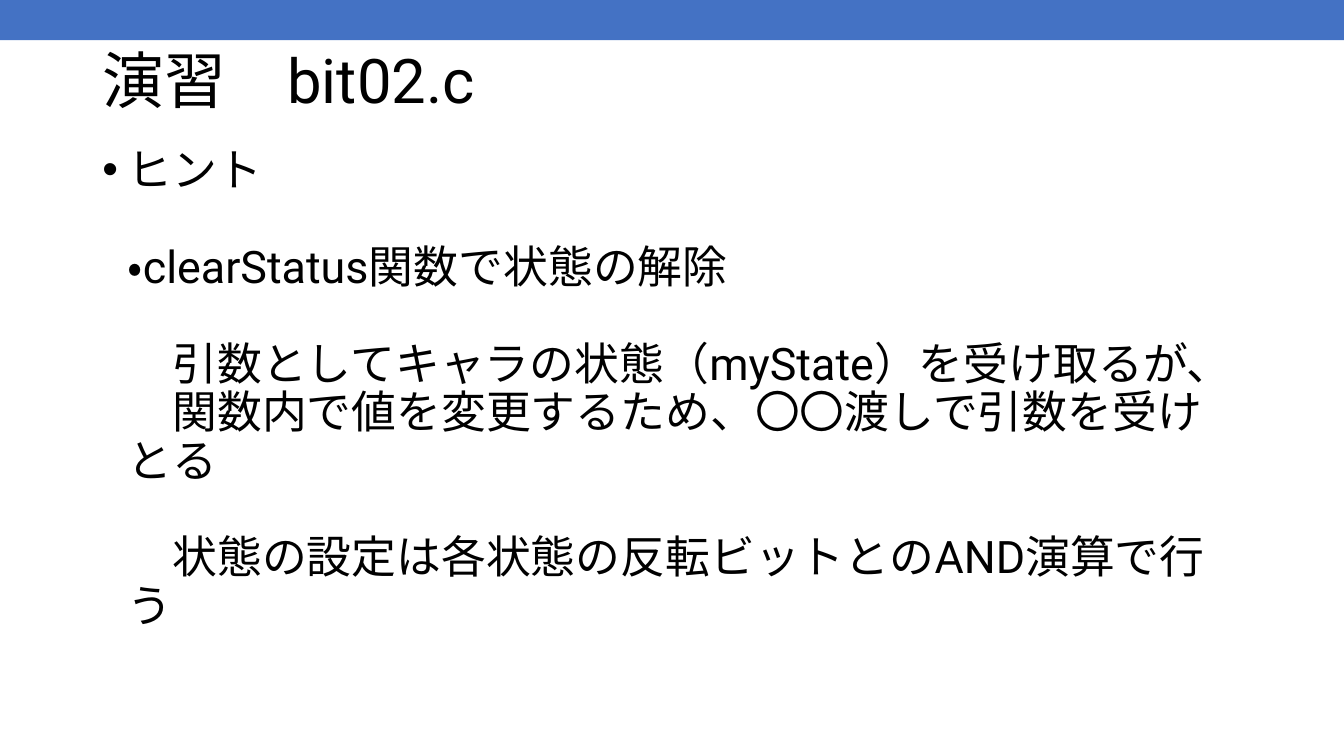
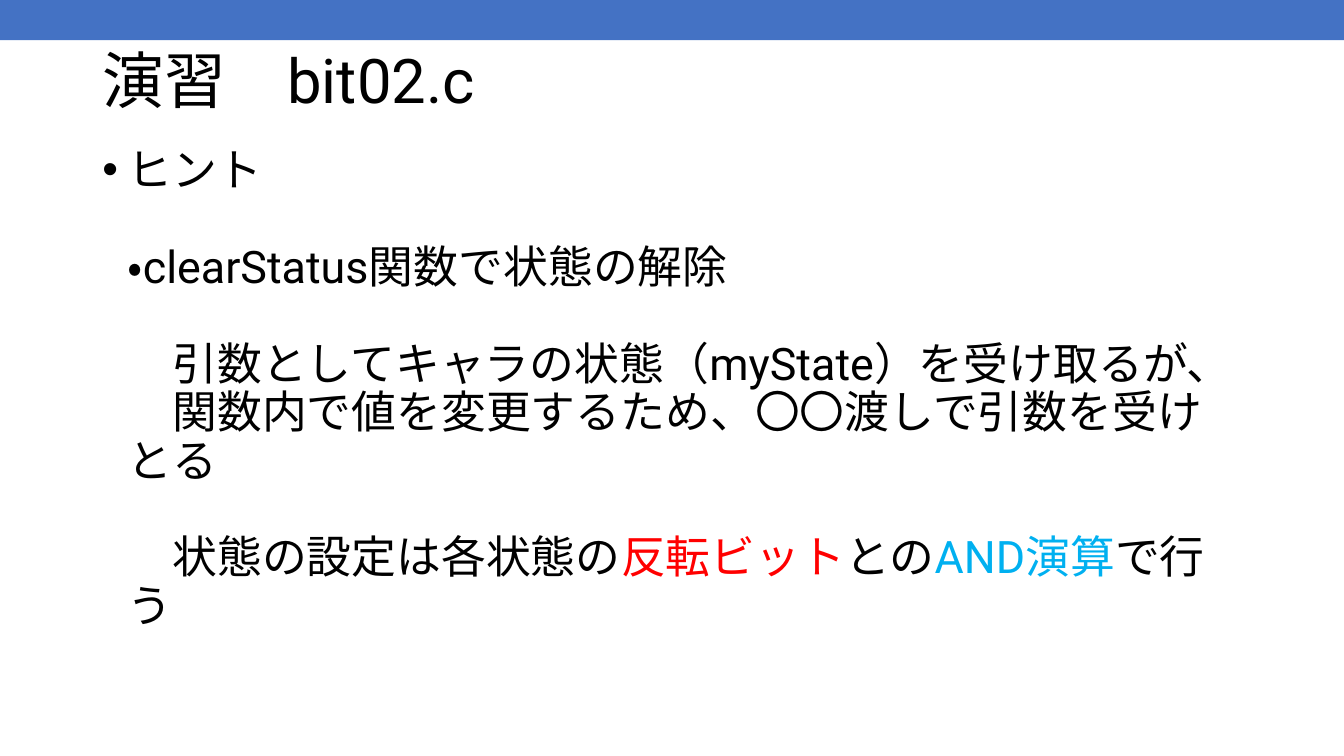
Before and after one commit to kic-murata/cpp2025, a slide deck: slide 26 of 授業資料/演習問題：ビット処理2025案.pptx (slide 5 before the commit). Drawn at 1344x756 pixels with LibreOffice and Linux fonts; fonts in the diff are those of the drawing. Boxes give left, top, right and bottom in pixels: in the first picture for what was removed or moved away, otherwise in the second. Text is boxed around its words. In the diff, an @@ line names an element or a change of style, - is before the commit and + after.

```diff
--- a/授業資料/演習問題：ビット処理2025案.pptx
+++ b/授業資料/演習問題：ビット処理2025案.pptx
@@ text "ヒント ・clearStatus関数で状態の解除 引数としてキャラの状態（myState）を受け取るが、 関数内で値を変 ..." at box(128, 151, 1231, 577): text colour #000000 to #FF0000, text colour #000000 to #00B0F0 in "状態の設定は各状態の反転ビットとのAND演算で行う" @@
```
Also in this commit, not shown: 21 slides added, 2 other files.
